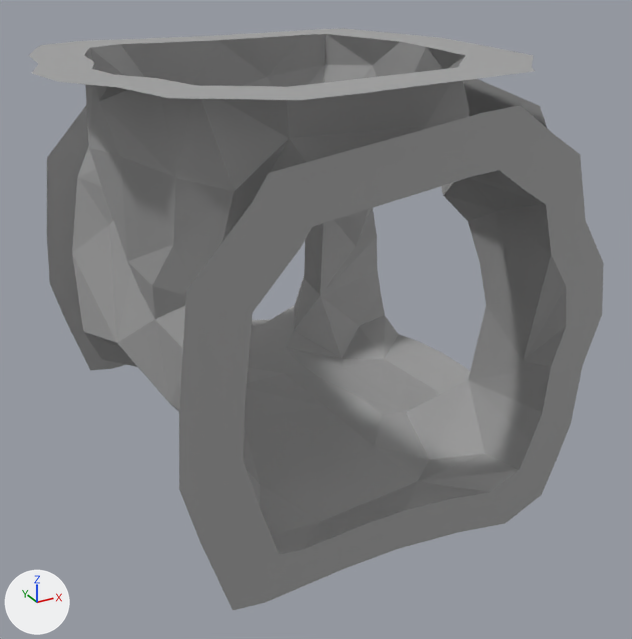
The glTF model Rogue-Robots/Assets/Models/ModularBlocks/4UpConnector.gltf as it was, and as the next commit left it.
One viewpoint serves both versions: a 50 mm lens placed at (-3.98, -8.19, 6.05), pointed at (0.25, -0.5, 2.21). The lights are fixed; the arrows at lower left show +X, +Y and +Z. Vertices at the same position are counted once.

The first picture shows '4UpConnector'.
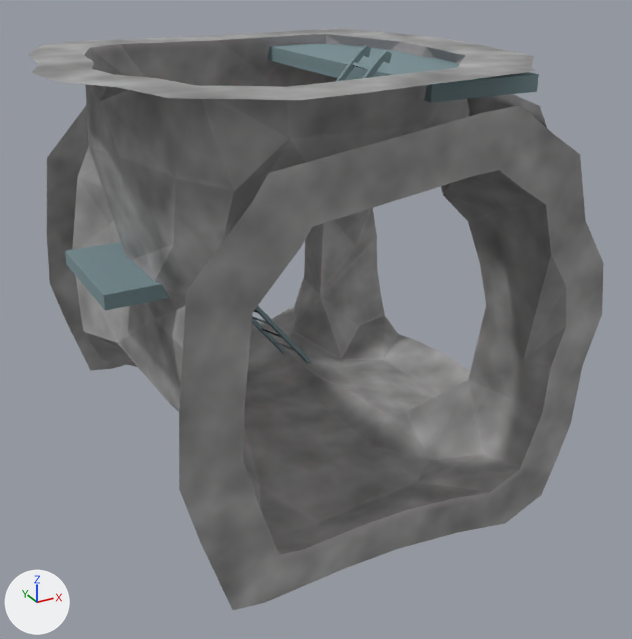
What changed in the scene script:
```text
Add img_diffusegroup11:
    img_diffusegroup11 = load_image('DiffuseGroup11', 'Textures/DiffuseGroup11.png', 2048, 2048, 'sRGB')
Add mat_ground:
    mat_ground = principled_material('Ground')
    mat_ground.texture = img_diffusegroup11
    mat_ground.roughness = 0.686
Add mat_simple_chrome_metal:
    mat_simple_chrome_metal = principled_material('Simple_Chrome_metal')
    mat_simple_chrome_metal.texture = img_diffusegroup11
    mat_simple_chrome_metal.roughness = 1.0
Change me_scene_030:
    used by ob_4upconnector; location = (0.0, 0.0, 0.0)
    remove me_scene_030.from_pydata(...)  # 306 vertices, 522 faces; spans x -2.44..2.5, y -2.72..2.5, z 0.39..5.0
    add me_scene_030.from_pydata(...)  # 602 vertices, 874 faces; spans x -2.44..2.5, y -2.72..2.5, z 0.39..5.12
    me_scene_030 part 1: a new loose piece, a box spanning x -2.08..-0.89, y -0.64..0.77, z 2.84..3.0, in mat_simple_chrome_metal (picture img_diffusegroup11)
    me_scene_030 part 2: a new loose piece, a box spanning x 0.54..1.72, y -2.01..1.31, z 4.74..4.9, in mat_simple_chrome_metal (picture img_diffusegroup11)
    me_scene_030 part 3
    84 vertices are added at x -0.93..1.08, y 0.19..1.41, z 0.79..2.93
    30 new vertices lie (0.14, -0.38, 0.0) away from vertices in x -0.78..0.74, y 0.64..1.19, z 0.94..2.8
    8 new vertices lie (0.01, -0.04, 0.0) away from vertices in x -0.93..-0.74, y 0.22..0.66, z 2.83..2.93
    6 new vertices lie (0.13, -0.38, 0.0) away from vertices in x -0.41..0.32, y 0.77..1.03, z 1.46..2.36
    7 new vertices lie (0.02, -0.05, 0.0) away from vertices in x -0.88..0.98, y 0.24..1.26, z 0.82..2.85
    5 new vertices lie (0.02, -0.04, 0.0) away from vertices in x -0.92..-0.69, y 0.21..0.63, z 2.83..2.91
    164 new faces join them, mat_simple_chrome_metal (picture img_diffusegroup11)
    me_scene_030 part 4
    92 vertices are added at x -1.47..0.5, y -1.52..-0.64, z 2.98..5.12
    28 new vertices lie (0.05, 0.4, 0.0) away from vertices in x -1.3..0.3, y -1.46..-1.25, z 3.13..4.98
    7 new vertices lie (0.01, 0.05, 0.0) away from vertices in x -1.42..0.48, y -1.28..-0.85, z 3.01..5.07
    7 new vertices lie (0.01, 0.04, 0.0) away from vertices in x 0.37..0.5, y -1.52..-1.07, z 5.03..5.09
    6 new vertices lie (0.01, 0.08, 0.0) away from vertices in x -1.47..-1.32, y -1.43..-0.71, z 2.98..3.07
    164 new faces join them, mat_simple_chrome_metal (picture img_diffusegroup11)
    me_scene_030 part 5: 86 faces spanning x -1.94..2.31, y 1.24..2.5, z 0.51..4.62 switch from mat_pp_standard_material_083 (picture img_pp_color_palette) to mat_ground (picture img_diffusegroup11)
    me_scene_030 part 6: 436 faces spanning x -2.44..2.5, y -2.72..2.5, z 0.39..5.0 switch from mat_pp_standard_material_085 (picture img_pp_color_palette) to mat_ground (picture img_diffusegroup11)
    add me_scene_030.materials.append(mat_simple_chrome_metal)  # picture img_diffusegroup11
```

Location of each change, (x1, y1, x2, y2) in pixels of the pictures (632 x 639 px):
part 1 of me_scene_030, added (cyan): after (65, 242, 169, 310)
part 2 of me_scene_030, added (cyan): after (268, 43, 539, 103)
part 3 of me_scene_030, added (cyan): after (252, 306, 312, 363)
part 4 of me_scene_030, added (cyan): after (335, 45, 392, 82)
part 5 of me_scene_030, recoloured: (47, 104, 320, 369) in both
part 6 of me_scene_030, recoloured: (29, 28, 603, 602) in both
